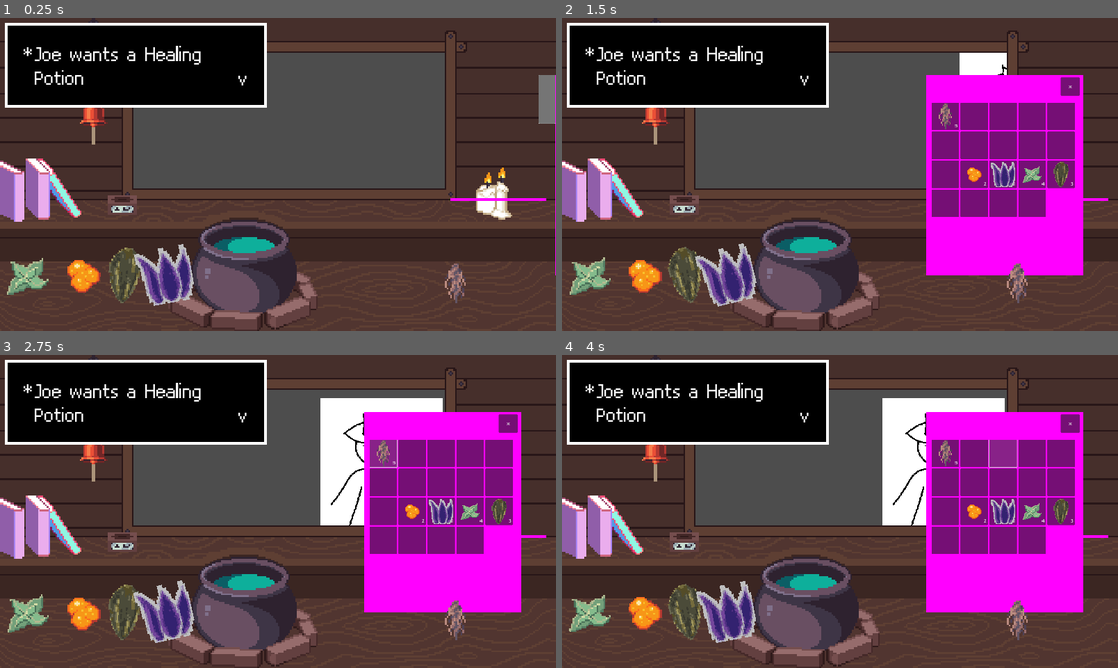
Above: before the commit, frames 1-4 (two rows, left to right).
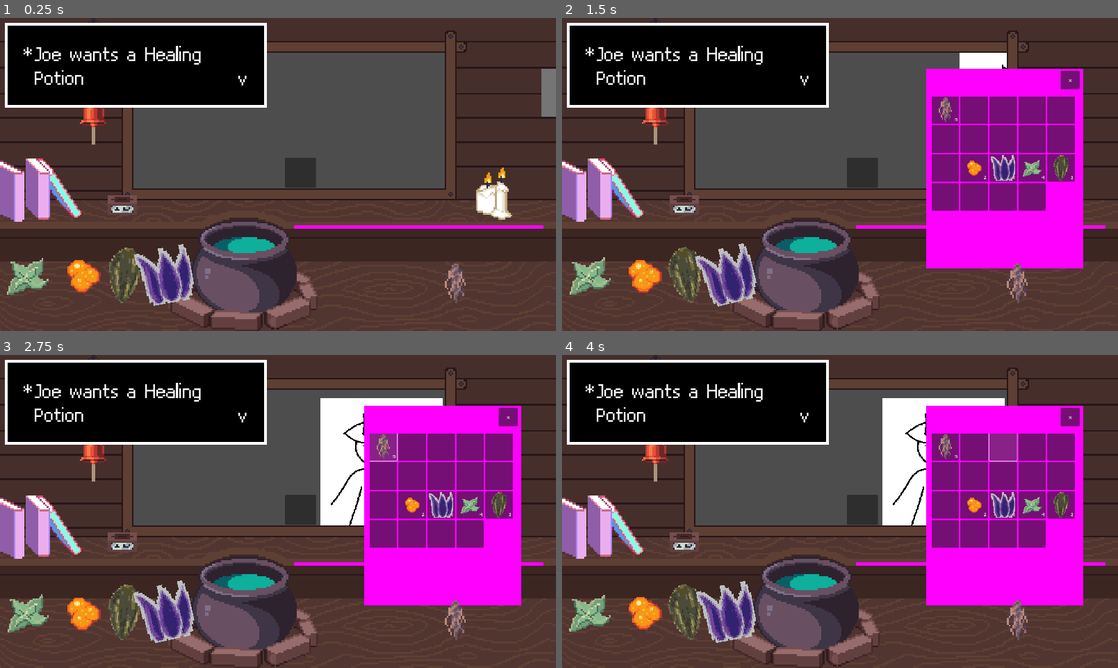
Above: after the commit, the same moments.

Repository: HuskyGameDev/2024s-team3
Game: Godot game, scene res://Scenes/Screens/Main.tscn
Same seed, same stepped clock (60 frames per second), same inputs: the game is played once before the commit and once after it.
Inputs (mouse positions are in pixels of both pictures, inside the frame that each line leads up to; where the layout moved, square brackets give the same spot in the first picture):
- Up to frame 1 (0.25 s): no input
- Up to frame 2 (1.5 s): click (862, 171) at 0.52 s; click (1112, 93) [1106, 99] at 1.25 s
- Up to frame 3 (2.75 s): click (383, 445) [383, 452] at 2 s
- Up to frame 4 (4 s): click (973, 445) [973, 452] at 2.75 s; click (1001, 445) [1001, 452] at 3.5 s

The runs differ from the first frame. In frame 1, 1.4% of the frame differs, in the area x 51-100%, y 16-83%; in frame 2, 4.5%; in frame 3, 4.5%; in frame 4, 4.5%, in the area x 51-99%, y 16-83%.

Commit message:
added pedestal slot

Diff:
--- a/Scenes/Screens/Main.tscn
+++ b/Scenes/Screens/Main.tscn
@@ -1,9 +1,10 @@
-[gd_scene load_steps=16 format=3 uid="uid://pvvnkdn6u7y5"]
+[gd_scene load_steps=18 format=3 uid="uid://pvvnkdn6u7y5"]
 
 [ext_resource type="Script" path="res://Scripts/main.gd" id="1_0ufrw"]
 [ext_resource type="Texture2D" uid="uid://dbueov7x0qeqe" path="res://Assets/Sprites/320x180 Vision.png" id="2_u1ul0"]
 [ext_resource type="PackedScene" uid="uid://cjjarcohy2vqe" path="res://Scenes/Cauldron.tscn" id="3_qla3h"]
 [ext_resource type="PackedScene" uid="uid://6acoxw3otoc3" path="res://Scenes/Ingredient.tscn" id="4_spw6y"]
+[ext_resource type="Script" path="res://Scripts/pedestal.gd" id="5_8dqgv"]
 [ext_resource type="Resource" uid="uid://cugyrbnghr2mb" path="res://Assets/Resources/Ingredients/thistle_root.tres" id="5_136gt"]
 [ext_resource type="Resource" uid="uid://dalcpgs66cyu7" path="res://Assets/Resources/Ingredients/peppermint_leaves.tres" id="6_u3n4o"]
 [ext_resource type="Resource" uid="uid://b5w54ye34m24m" path="res://Assets/Resources/Ingredients/nightshade_petals.tres" id="6_w60o3"]
@@ -16,12 +17,15 @@
 size = Vector2(417, 39.5)
 
 [sub_resource type="RectangleShape2D" id="RectangleShape2D_kyrvs"]
-size = Vector2(330, 114)
+size = Vector2(865, 114)
 
 [sub_resource type="RectangleShape2D" id="RectangleShape2D_1qc2w"]
-size = Vector2(0.990187, 0.888833)
+size = Vector2(2.60528, 0.266697)
 
 [sub_resource type="PlaceholderTexture2D" id="PlaceholderTexture2D_c4ekw"]
+
+[sub_resource type="RectangleShape2D" id="RectangleShape2D_jquh8"]
+size = Vector2(98.25, 94.25)
 
 [node name="Main" type="Node2D"]
 script = ExtResource("1_0ufrw")
@@ -83,30 +87,58 @@
 collision_mask = 2147483649
 
 [node name="CollisionShape2D" type="CollisionShape2D" parent="shelfArea"]
-position = Vector2(1721, 574)
+position = Vector2(1443.5, 668)
 shape = SubResource("RectangleShape2D_kyrvs")
 
 [node name="shelf" type="StaticBody2D" parent="shelfArea"]
 
 [node name="CollisionShape2D" type="CollisionShape2D" parent="shelfArea/shelf"]
-position = Vector2(1721, 627)
+position = Vector2(1443.5, 714.5)
 scale = Vector2(331.25, 11.25)
 shape = SubResource("RectangleShape2D_1qc2w")
 
 [node name="Sprite2D" type="Sprite2D" parent="shelfArea"]
-position = Vector2(1721, 626.5)
-scale = Vector2(331.25, 11.25)
+position = Vector2(1445.81, 720.5)
+scale = Vector2(861.625, 11.25)
 texture = SubResource("PlaceholderTexture2D_c4ekw")
+
+[node name="Pedestal" type="Button" parent="."]
+offset_left = 984.0
+offset_top = 483.0
+offset_right = 1091.0
+offset_bottom = 585.0
+focus_mode = 0
+script = ExtResource("5_8dqgv")
+
+[node name="Icon" type="TextureRect" parent="Pedestal"]
+layout_mode = 1
+anchors_preset = 15
+anchor_right = 1.0
+anchor_bottom = 1.0
+grow_horizontal = 2
+grow_vertical = 2
+expand_mode = 1
+stretch_mode = 5
+
+[node name="InvArea" type="Area2D" parent="Pedestal"]
+position = Vector2(1, 1)
+collision_layer = 2147483648
+collision_mask = 2147483648
+
+[node name="CollisionShape2D" type="CollisionShape2D" parent="Pedestal/InvArea"]
+position = Vector2(52.875, 49.875)
+shape = SubResource("RectangleShape2D_jquh8")
 
 [node name="Drawer-inventory" parent="." instance=ExtResource("10_tnf6t")]
 custom_minimum_size = Vector2(600, 690)
+layout_direction = 2
 anchors_preset = 0
 anchor_right = 0.0
 anchor_bottom = 0.0
-offset_left = 1860.0
-offset_top = 197.0
-offset_right = 2460.0
-offset_bottom = 887.0
+offset_left = 1870.0
+offset_top = 175.0
+offset_right = 2470.0
+offset_bottom = 865.0
 grow_horizontal = 1
 grow_vertical = 1
 
@@ -132,3 +164,8 @@
 
 [connection signal="potion_made" from="Cauldron" to="." method="_on_cauldron_potion_made"]
 [connection signal="body_entered" from="shelfArea" to="." method="_on_shelf_body_entered"]
+[connection signal="button_up" from="Pedestal" to="Pedestal" method="_on_button_up"]
+[connection signal="body_entered" from="Pedestal/InvArea" to="Pedestal" method="_on_inv_area_body_entered"]
+[connection signal="body_exited" from="Pedestal/InvArea" to="Pedestal" method="_on_inv_area_body_exited"]
+[connection signal="body_shape_entered" from="Pedestal/InvArea" to="Pedestal" method="_on_inv_area_body_shape_entered"]
+[connection signal="input_event" from="Pedestal/InvArea" to="Pedestal" method="_on_inv_area_input_event"]
--- a/Scenes/UI/textBox.tscn
+++ b/Scenes/UI/textBox.tscn
@@ -1,7 +1,7 @@
 [gd_scene load_steps=4 format=3 uid="uid://ccsccje0muvta"]
 
 [ext_resource type="FontFile" uid="uid://cygtnqyd204ai" path="res://Assets/Themes/Fonts/battlenet.ttf" id="1_j2e7o"]
-[ext_resource type="Script" path="res://Scenes/UI/textBox.gd" id="1_uhhou"]
+[ext_resource type="Script" path="res://Scripts/textBox.gd" id="1_uhhou"]
 
 [sub_resource type="StyleBoxFlat" id="StyleBoxFlat_cupj7"]
 bg_color = Color(0, 0, 0, 1)
--- a/Scripts/InventoryButton.gd
+++ b/Scripts/InventoryButton.gd
@@ -33,7 +33,6 @@
 	if body.get("object_type") == "Ingredient":
 			var addedIngredient = body.get("object_data")
 			heldBody = body
-			print(addedIngredient.ingredient_name + " entered " + self.name)
 
 func _on_inv_area_body_exited(body):
 	heldBody = null
@@ -42,7 +41,6 @@
 	if event is InputEventMouseButton && not event.pressed  && event.button_index == MOUSE_BUTTON_LEFT:
 		if heldBody != null:
 			var holding = heldBody.get("object_data")
-
 			var slot = self.name
 			print("putting " + holding.ingredient_name + " in " + slot)
 			var inv_data = PlayerData.read_inv()
@@ -54,7 +52,6 @@
 					heldBody.queue_free()
 					UpdateItem(item, slotAmount + 1, self.get_index())
 			elif inv_data[slot]["Item"] == null: #if this slot is empty
-				print(inv_data[slot]["Item"])
 				inv_data[slot]["Item"] = item.id
 				inv_data[slot]["Quantity"] = 1
 				heldBody.queue_free()
--- a/Scripts/drawer.gd
+++ b/Scripts/drawer.gd
@@ -85,8 +85,6 @@
 func UpdateButton( item : Resource, quantity : int, index : int):
 	if index < gridcontainer.get_child_count():
 		gridcontainer.get_child(index).UpdateItem(item, quantity, index)
-	else:
-		print(index)
 		#gridcontainer.get_child(index).UpdateItem(null, 0, index)
 
 #adds an inventory slot
--- a/Scripts/main.gd
+++ b/Scripts/main.gd
@@ -6,7 +6,9 @@
 func _ready():
 	GameTime.connect("end_of_day", func(): get_tree().change_scene_to_file("res://Scenes/Screens/NightMenu.tscn"));
 	var drawer = get_node("Drawer-inventory")
-	drawer.make_inv_object.connect(_on_inv_dragged)
+	var pedestal = get_node("Pedestal")
+	drawer.make_inv_object.connect(_on_inv_dragged) #moving object out of inventory
+	pedestal.make_ped_object.connect(_on_ped_pressed) #moving object out of pedestal
 
 func _on_cauldron_potion_made(potion:Potion):
 	var newPotionObj = potionScene.instantiate()
@@ -38,6 +40,12 @@
 		print(inv_data[inv_slot]["Item"])
 		PlayerData.write_inv(inv_data)
 
+func _on_ped_pressed(item: Resource):
+	var newItem = IngredientScene.instantiate()
+	newItem.data = item
+	newItem.global_position = get_viewport().get_mouse_position()
+	add_child(newItem)
+
 func _on_shelf_body_entered(body):
 	body.rotation = 0
 	print("entered")
--- /dev/null
+++ b/Scripts/pedestal.gd
@@ -0,0 +1,38 @@
+extends Button
+
+var curIcon
+var dragging
+var held
+var item
+signal make_ped_object(item:Resource) #emits to main scene to create ingredient object
+
+# Called when the node enters the scene tree for the first time.
+func _ready():
+	curIcon = $Icon
+
+# Called every frame. 'delta' is the elapsed time since the previous frame.
+func _process(delta):
+	pass
+
+func _on_inv_area_body_entered(body):
+	if body.get("object_type") == "Ingredient":
+			dragging = body
+
+func _on_inv_area_body_exited(body):
+	dragging = null
+
+func _on_inv_area_input_event(viewport, event, shape_idx):
+	if event is InputEventMouseButton && not event.pressed  && event.button_index == MOUSE_BUTTON_LEFT:
+
+		if dragging != null && held == null:
+			dragging.queue_free()
+			held = dragging.get("object_data")
+			item = ResourceLoader.load("res://Assets/Resources/Ingredients/" + held.id + ".tres")
+			curIcon.texture = item.image
+
+func _on_button_up():
+	if held != null and item != null:
+		make_ped_object.emit(item)
+		held = null
+		item = null
+		curIcon.texture = null
Renamed: Scenes/UI/textBox.gd -> Scripts/textBox.gd
